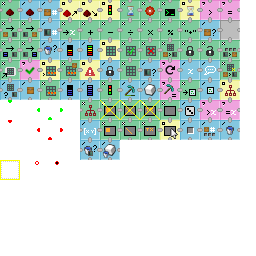
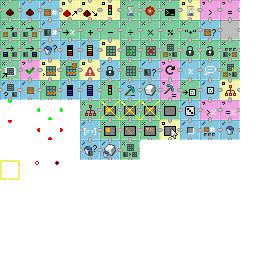
Layers edited between the first and the second 256 × 256 image:
painted on "icons.png" over [120, 140, 140, 160]
